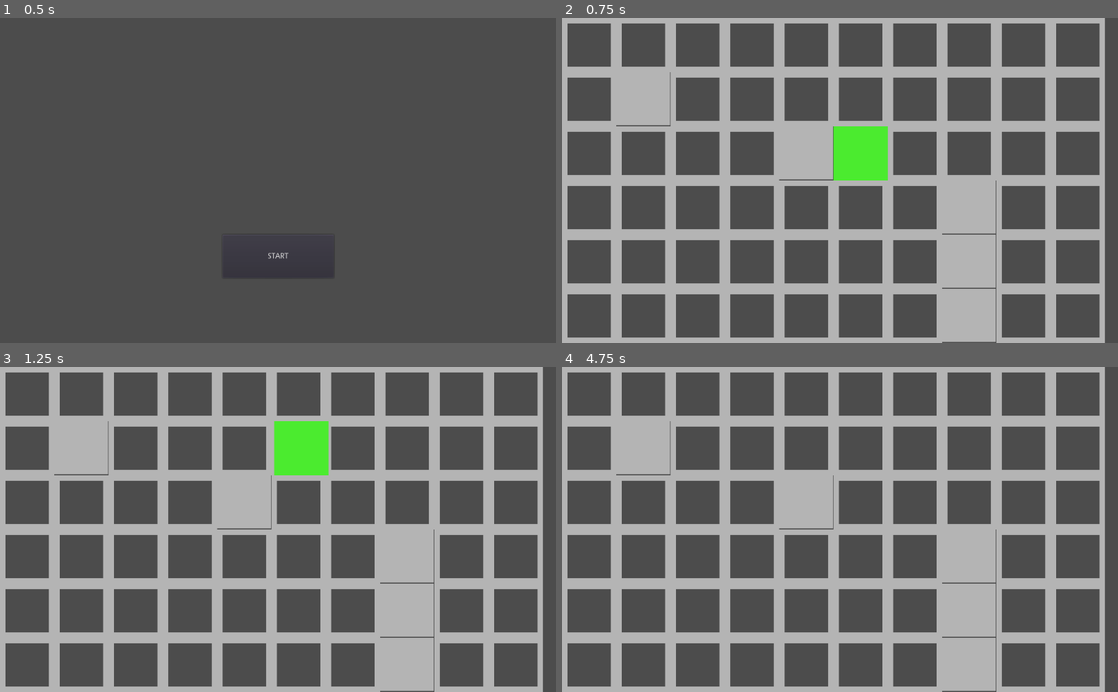
Above: before the commit, frames 1-4 (two rows, left to right).
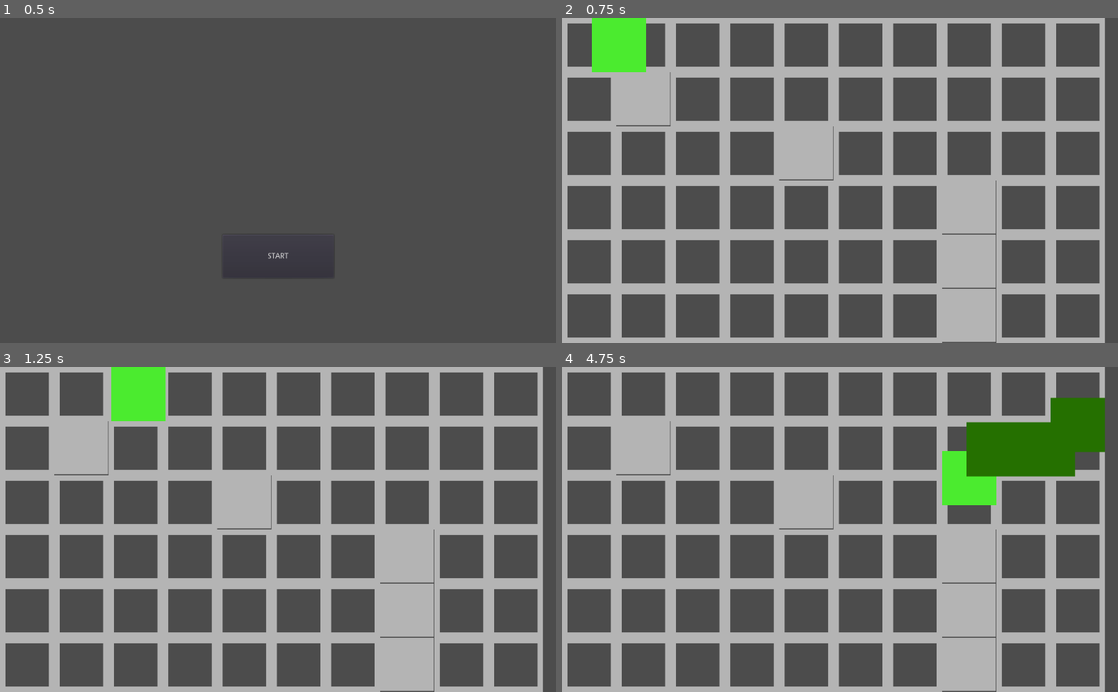
Above: after the commit, the same moments.

Repository: davesilva/ludum-dare-56
Game: Godot game, scene res://game/MAIN.tscn
Same seed, same stepped clock (60 frames per second), same inputs: the game is played once before the commit and once after it.
Inputs (mouse positions are in pixels of both pictures, inside the frame that each line leads up to):
- Up to frame 1 (0.5 s): no input
- Up to frame 2 (0.75 s): click "START" at 0.5 s
- Up to frame 3 (1.25 s): no input
- Up to frame 4 (4.75 s): move the mouse to (962, 513) at 1.27 s; hold D (standard_move_right) 1.28-2.03 s; hold = (test_overlay_add) 1.28-2.03 s; click (962, 513) at 1.42 s; move the mouse to (728, 545) at 2.02 s; hold S (standard_move_down) 2.03-2.78 s; tap - (test_overlay_dismiss) at 2.1 s; move the mouse to (895, 458) at 2.77 s; hold D (standard_move_right) 2.78-3.53 s; hold Backspace (test_overlay_dismiss_all) 2.78-3.53 s; move the mouse to (812, 594) at 3.52 s; hold W (standard_move_up) 3.53-4.28 s; tap = (test_overlay_add) at 3.6 s; click (812, 594) at 3.67 s; move the mouse to (1006, 578) at 4.27 s; hold A (standard_move_left) from 4.28 s (still down); hold - (test_overlay_dismiss) from 4.28 s (still down)

Frame 1 is identical in both runs. In frame 2, 3.3% of the frame differs, in the area x 5-59%, y 0-50%; in frame 3, 3.3%; in frame 4, 5.7%, in the area x 68-98%, y 9-43%.

Commit message:
That's snake!

Diff:
--- a/game/contexts/gameplay_context/gameplay_context.tscn
+++ b/game/contexts/gameplay_context/gameplay_context.tscn
@@ -2,7 +2,7 @@
 
 [ext_resource path="res://game/contexts/gameplay_context/gameplay_context.gd" type="Script" id=1]
 [ext_resource path="res://game/world/game_world.tscn" type="PackedScene" id=2]
-[ext_resource path="res://game/entities/snake.tscn" type="PackedScene" id=3]
+[ext_resource path="res://game/entities/snake/snake_head.tscn" type="PackedScene" id=3]
 
 [node name="GameContext" type="Node"]
 script = ExtResource( 1 )
--- a/game/entities/snake.gd
+++ /dev/null
@@ -1,73 +0,0 @@
-extends KinematicBody2D
-class_name Snake
-
-export (float) var speed = 3 # tiles per second
-
-onready var tile_position = Vector2(5,2)
-onready var current_direction = Vector2.RIGHT
-onready var next_direction = Vector2.ZERO
-
-var should_move = true
-
-func _ready():
-	_place_at_tile_position(tile_position)
-
-
-func _process(delta):
-	if should_move:
-		move()
-
-
-func _input(event):
-	var input_vector = Vector2.ZERO
-
-	if event.is_action_pressed("standard_move_up"):
-		input_vector = Vector2.UP
-	elif event.is_action_pressed("standard_move_right"):
-		input_vector = Vector2.RIGHT
-	elif event.is_action_pressed("standard_move_down"):
-		input_vector = Vector2.DOWN
-	elif event.is_action_pressed("standard_move_left"):
-		input_vector = Vector2.LEFT
-	else:
-		return
-
-	var is_opposite_direction = input_vector + current_direction == Vector2.ZERO
-	if not is_opposite_direction:
-		next_direction = input_vector
-
-
-func move():
-	should_move = false
-	var next_tile_position = tile_position + _get_next_direction(true)
-	var next_global_position = Game.world_service.get_global_tile_position(next_tile_position)
-	var tween = create_tween()
-	tween.tween_property(self, "global_position", next_global_position, 1.0 / speed)
-	yield(tween, "finished")
-	tile_position = next_tile_position
-	current_direction = next_direction
-	should_move = true
-
-
-func _get_next_direction(allow_random_direction: bool = false) -> Vector2:
-	if not allow_random_direction:
-		return next_direction
-
-	# only try to change 50% of the time
-	if Random.roll_chance(50):
-		return next_direction
-
-	var directions = [Vector2.UP, Vector2.RIGHT, Vector2.DOWN, Vector2.LEFT]
-	directions.shuffle()
-	var random_direction = directions[0]
-	if random_direction + current_direction == Vector2.ZERO:
-		return next_direction
-
-	next_direction = random_direction
-	return next_direction
-
-
-func _place_at_tile_position(give_tile_position: Vector2) -> void:
-	tile_position = give_tile_position
-	var tile_global_position = Game.world_service.get_global_tile_position(tile_position)
-	self.global_position = tile_global_position
--- a/game/entities/snake.tscn
+++ /dev/null
@@ -1,35 +0,0 @@
-[gd_scene load_steps=7 format=2]
-
-[ext_resource path="res://addons/first_party/assets/basic_2d_assets/polygons/square/square_filled.png" type="Texture" id=1]
-[ext_resource path="res://addons/first_party/components/movement/speed/speed_calculator.gd" type="Script" id=2]
-[ext_resource path="res://addons/first_party/components/movement/direction/wasd_direction_calculator_2d.gd" type="Script" id=3]
-[ext_resource path="res://addons/first_party/components/movement/movement_2d.gd" type="Script" id=4]
-[ext_resource path="res://game/entities/snake.gd" type="Script" id=5]
-
-[sub_resource type="RectangleShape2D" id=1]
-extents = Vector2( 50, 50 )
-
-[node name="SNAKE" type="KinematicBody2D"]
-script = ExtResource( 5 )
-
-[node name="collision_shape_2d" type="CollisionShape2D" parent="."]
-shape = SubResource( 1 )
-
-[node name="head_sprite" type="Sprite" parent="."]
-self_modulate = Color( 0.298039, 0.92549, 0.188235, 1 )
-texture = ExtResource( 1 )
-
-[node name="movement" type="Node" parent="."]
-script = ExtResource( 4 )
-enabled = false
-target_path = NodePath("..")
-speed_calculator_path = NodePath("speed")
-direction_calculator_path = NodePath("wasd")
-
-[node name="speed" type="Node" parent="movement"]
-script = ExtResource( 2 )
-top_speed = 500.0
-
-[node name="wasd" type="Node" parent="movement"]
-script = ExtResource( 3 )
-maintain_last_direction = true
--- /dev/null
+++ b/game/entities/snake/snake_head.gd
@@ -0,0 +1,122 @@
+extends SnakeSegment
+class_name SnakeHead
+
+export (PackedScene) var segment_scene
+export (float) var speed = 3 # tiles per second
+
+onready var segments_parent: Node2D = $segments_parent
+onready var current_direction = Vector2.RIGHT
+onready var next_direction = Vector2.ZERO
+onready var target_tile_position = Vector2.ZERO
+
+var should_move = true
+
+func _ready():
+	place_at_tile_position(tile_position)
+	target_tile_position = _get_random_tile_position()
+	connect("completed_move", self, "_on_completed_move")
+
+
+func _process(delta):
+	if should_move:
+		if target_tile_position == tile_position:
+			_target_captured()
+		move()
+
+
+func _input(event):
+	var input_vector = Vector2.ZERO
+
+	if event.is_action_pressed("standard_move_up"):
+		input_vector = Vector2.UP
+	elif event.is_action_pressed("standard_move_right"):
+		input_vector = Vector2.RIGHT
+	elif event.is_action_pressed("standard_move_down"):
+		input_vector = Vector2.DOWN
+	elif event.is_action_pressed("standard_move_left"):
+		input_vector = Vector2.LEFT
+	else:
+		return
+
+	var is_opposite_direction = input_vector + current_direction == Vector2.ZERO
+	if not is_opposite_direction:
+		next_direction = input_vector
+
+
+func move():
+	should_move = false
+	next_direction = _get_next_direction()
+	var next_tile_position = tile_position + next_direction
+	move_to_tile_position(next_tile_position, speed)
+	move_segments()
+	current_direction = next_direction
+
+
+func move_segments():
+	var next_segment_position = tile_position
+	var previous_segment_position
+
+	var segments = segments_parent.get_children()
+	for segment_child in segments:
+		var snake_segment = segment_child as SnakeSegment
+		if not snake_segment:
+			continue
+
+		previous_segment_position = snake_segment.tile_position
+		snake_segment.move_to_tile_position(next_segment_position, speed)
+		next_segment_position = previous_segment_position
+
+
+func _on_completed_move(old_tile_position: Vector2, new_tile_position: Vector2) -> void:
+	should_move = true
+	pass
+
+
+func _get_next_direction(allow_random_direction: bool = false) -> Vector2:
+	# only try to change 50% of the time
+	if allow_random_direction and Random.roll_chance(50):
+		return _get_random_next_direction()
+
+	if target_tile_position.y < tile_position.y:
+		return Vector2.UP
+	elif target_tile_position.y > tile_position.y:
+		return Vector2.DOWN
+	elif target_tile_position.x < tile_position.x:
+		return Vector2.LEFT
+	elif target_tile_position.x > tile_position.x:
+		return Vector2.RIGHT
+
+	return next_direction
+
+
+func _get_random_next_direction() -> Vector2:
+	var directions = [Vector2.UP, Vector2.RIGHT, Vector2.DOWN, Vector2.LEFT]
+	directions.shuffle()
+	var random_direction = directions[0]
+	if random_direction + current_direction == Vector2.ZERO:
+		return next_direction
+
+	return random_direction
+
+
+func _get_random_tile_position() -> Vector2:
+	var random_x = Random.randi_range(0, 10)
+	var random_y = Random.randi_range(0, 5)
+
+	return Vector2(random_x, random_y)
+
+
+func _target_captured() -> void:
+	target_tile_position = _get_random_tile_position()
+	var spawned_tile_position = previous_tile_position
+	var segment_children = segments_parent.get_children()
+
+	if not segment_children.empty():
+		var last_child = segment_children.back()
+		var last_segment = last_child as SnakeSegment
+		if last_segment:
+			spawned_tile_position = last_segment.previous_tile_position
+
+	var snake_segment_node = segment_scene.instance()
+	segments_parent.add_child(snake_segment_node)
+	snake_segment_node.place_at_tile_position(spawned_tile_position)
--- /dev/null
+++ b/game/entities/snake/snake_head.tscn
@@ -0,0 +1,33 @@
+[gd_scene load_steps=7 format=2]
+
+[ext_resource path="res://addons/first_party/components/movement/movement_2d.gd" type="Script" id=1]
+[ext_resource path="res://addons/first_party/components/movement/direction/wasd_direction_calculator_2d.gd" type="Script" id=2]
+[ext_resource path="res://game/entities/snake/snake_head.gd" type="Script" id=3]
+[ext_resource path="res://addons/first_party/assets/basic_2d_assets/polygons/square/square_filled.png" type="Texture" id=4]
+[ext_resource path="res://addons/first_party/components/movement/speed/speed_calculator.gd" type="Script" id=5]
+[ext_resource path="res://game/entities/snake/snake_segment.tscn" type="PackedScene" id=6]
+
+[node name="SNAKE" type="Node2D"]
+script = ExtResource( 3 )
+segment_scene = ExtResource( 6 )
+
+[node name="head_sprite" type="Sprite" parent="."]
+self_modulate = Color( 0.298039, 0.92549, 0.188235, 1 )
+texture = ExtResource( 4 )
+
+[node name="segments_parent" type="Node2D" parent="."]
+
+[node name="movement" type="Node" parent="."]
+script = ExtResource( 1 )
+enabled = false
+target_path = NodePath("..")
+speed_calculator_path = NodePath("speed")
+direction_calculator_path = NodePath("wasd")
+
+[node name="speed" type="Node" parent="movement"]
+script = ExtResource( 5 )
+top_speed = 500.0
+
+[node name="wasd" type="Node" parent="movement"]
+script = ExtResource( 2 )
+maintain_last_direction = true
--- /dev/null
+++ b/game/entities/snake/snake_segment.gd
@@ -0,0 +1,23 @@
+extends Node2D
+class_name SnakeSegment
+
+signal completed_move(old_tile_position, new_tile_position)
+
+onready var previous_tile_position = Vector2.ZERO
+onready var tile_position = Vector2.ZERO
+
+func move_to_tile_position(p_tile_position: Vector2, tween_speed: float) -> void:
+	var old_tile_position = tile_position
+	var next_global_position = Game.world_service.get_global_tile_position(p_tile_position)
+	var tween = create_tween()
+	tween.tween_property(self, "global_position", next_global_position, 1.0 / tween_speed)
+	yield(tween, "finished")
+	tile_position = p_tile_position
+	previous_tile_position = old_tile_position
+	emit_signal("completed_move", previous_tile_position, tile_position)
+
+
+func place_at_tile_position(give_tile_position: Vector2) -> void:
+	tile_position = give_tile_position
+	var tile_global_position = Game.world_service.get_global_tile_position(tile_position)
+	self.global_position = tile_global_position
--- /dev/null
+++ b/game/entities/snake/snake_segment.tscn
@@ -0,0 +1,11 @@
+[gd_scene load_steps=3 format=2]
+
+[ext_resource path="res://addons/first_party/assets/basic_2d_assets/polygons/square/square_filled.png" type="Texture" id=1]
+[ext_resource path="res://game/entities/snake/snake_segment.gd" type="Script" id=2]
+
+[node name="BodySegment" type="Node2D"]
+script = ExtResource( 2 )
+
+[node name="body_sprite" type="Sprite" parent="."]
+modulate = Color( 0.14902, 0.443137, 0, 1 )
+texture = ExtResource( 1 )
--- a/project.godot
+++ b/project.godot
@@ -289,10 +289,15 @@
 "language": "GDScript",
 "path": "res://game/services/screen_service.gd"
 }, {
-"base": "KinematicBody2D",
-"class": "Snake",
-"language": "GDScript",
-"path": "res://game/entities/snake.gd"
+"base": "SnakeSegment",
+"class": "SnakeHead",
+"language": "GDScript",
+"path": "res://game/entities/snake/snake_head.gd"
+}, {
+"base": "Node2D",
+"class": "SnakeSegment",
+"language": "GDScript",
+"path": "res://game/entities/snake/snake_segment.gd"
 }, {
 "base": "GameService",
 "class": "SoundService",
@@ -476,7 +481,8 @@
 "RotateFeedback2D": "",
 "ScaleFeedback2D": "",
 "ScreenService": "",
-"Snake": "",
+"SnakeHead": "",
+"SnakeSegment": "",
 "SoundService": "",
 "SpawnableDummy": "",
 "Spawner2D": "",
